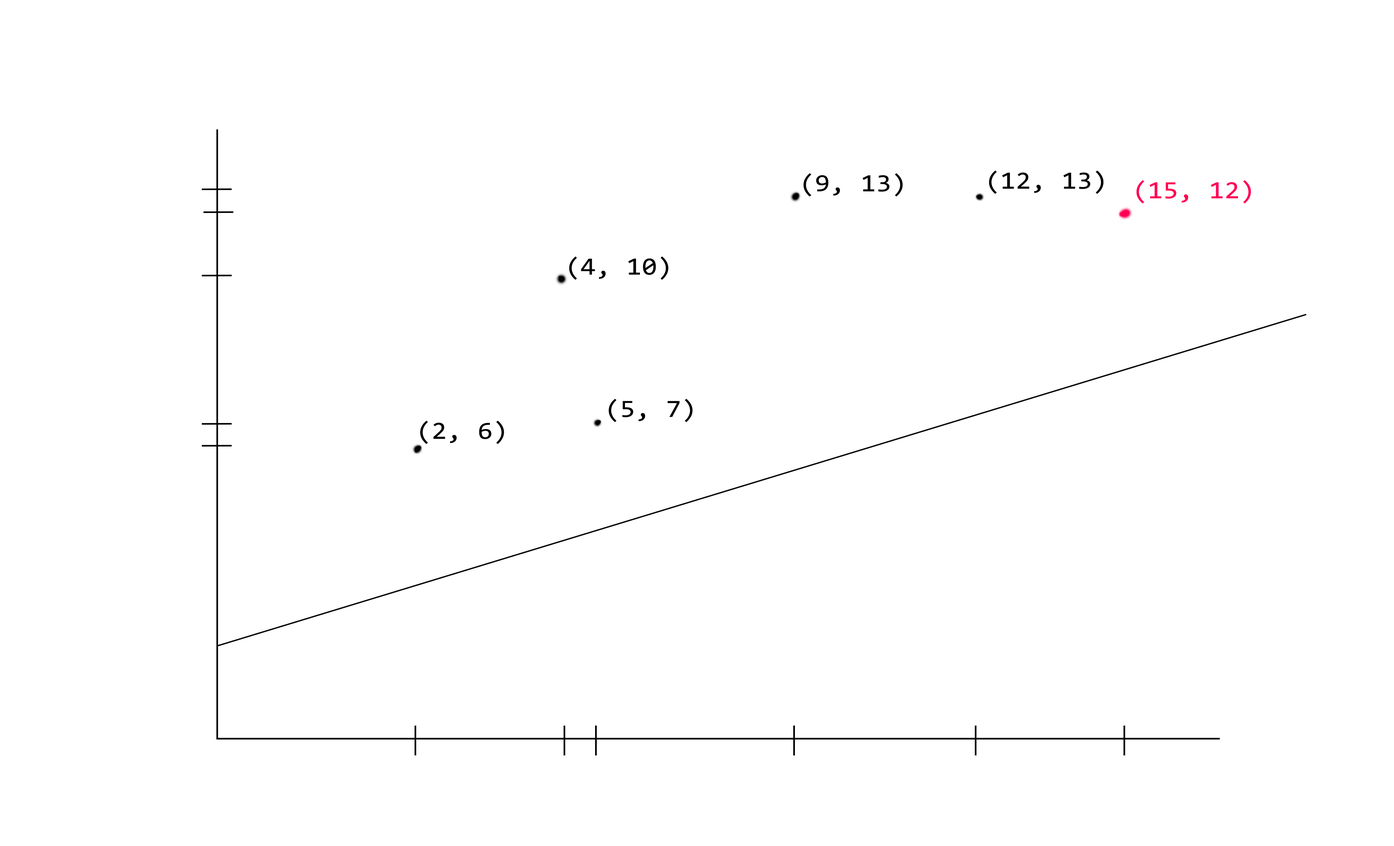
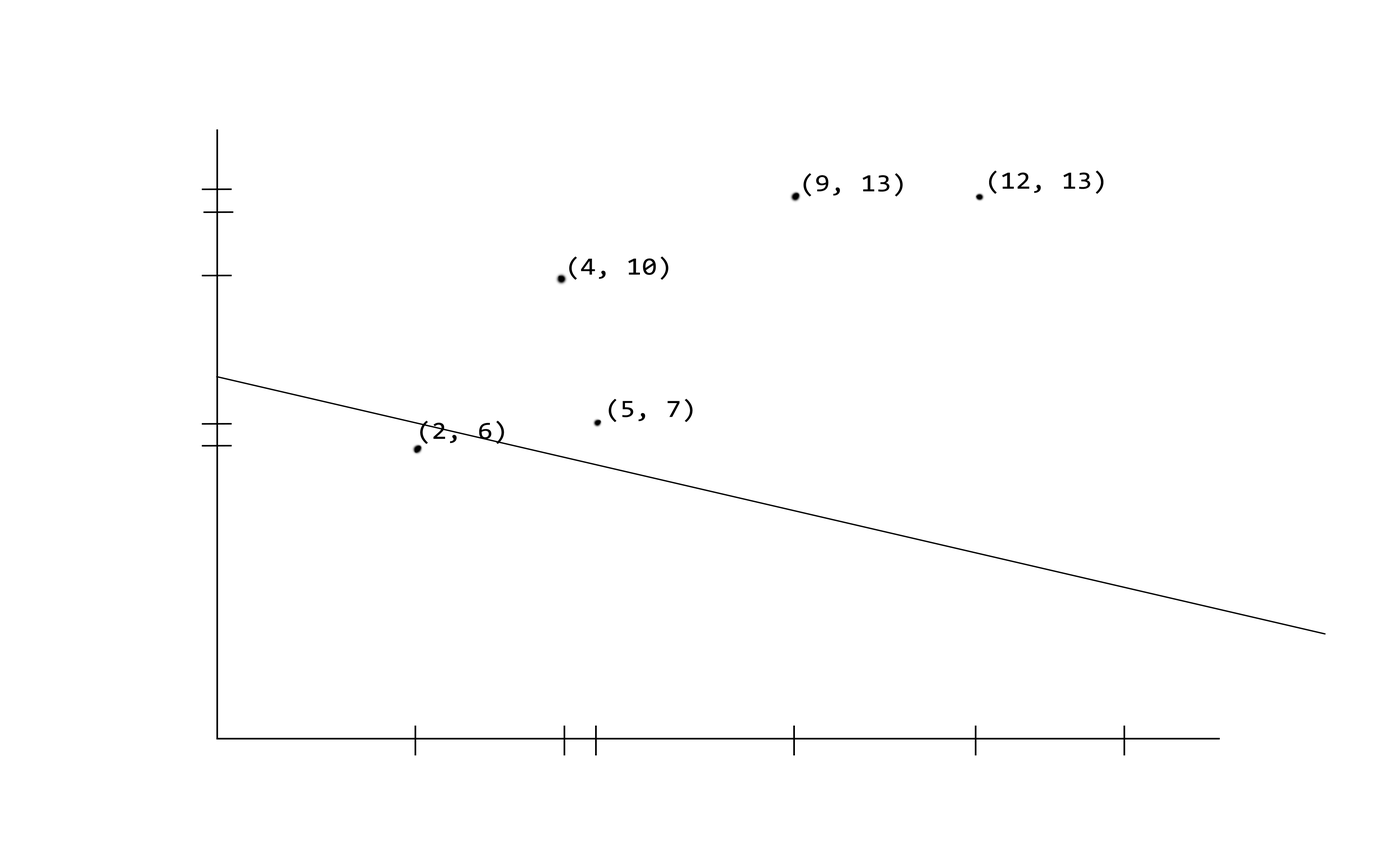
Two versions of the same layered image (1394×846). Layer-by-layer changes:
added layer "Shape 4" (1st of 2) above "Shape 4" over [216, 375, 1326, 635]
hid "Shape 4" (2nd of 2) over [218, 313, 1307, 647]
hid "(15, 12)" over [1136, 180, 1251, 204]
painted on "Shape 3" (5th of 11) over [212, 189, 232, 191]
painted on "Shape 3" (6th of 11) over [212, 276, 232, 277]
painted on "Shape 3" (7th of 11) over [212, 424, 232, 425]
painted on "Shape 3" (8th of 11) over [212, 446, 232, 447]
hid "new point" over [1117, 206, 1134, 221]
